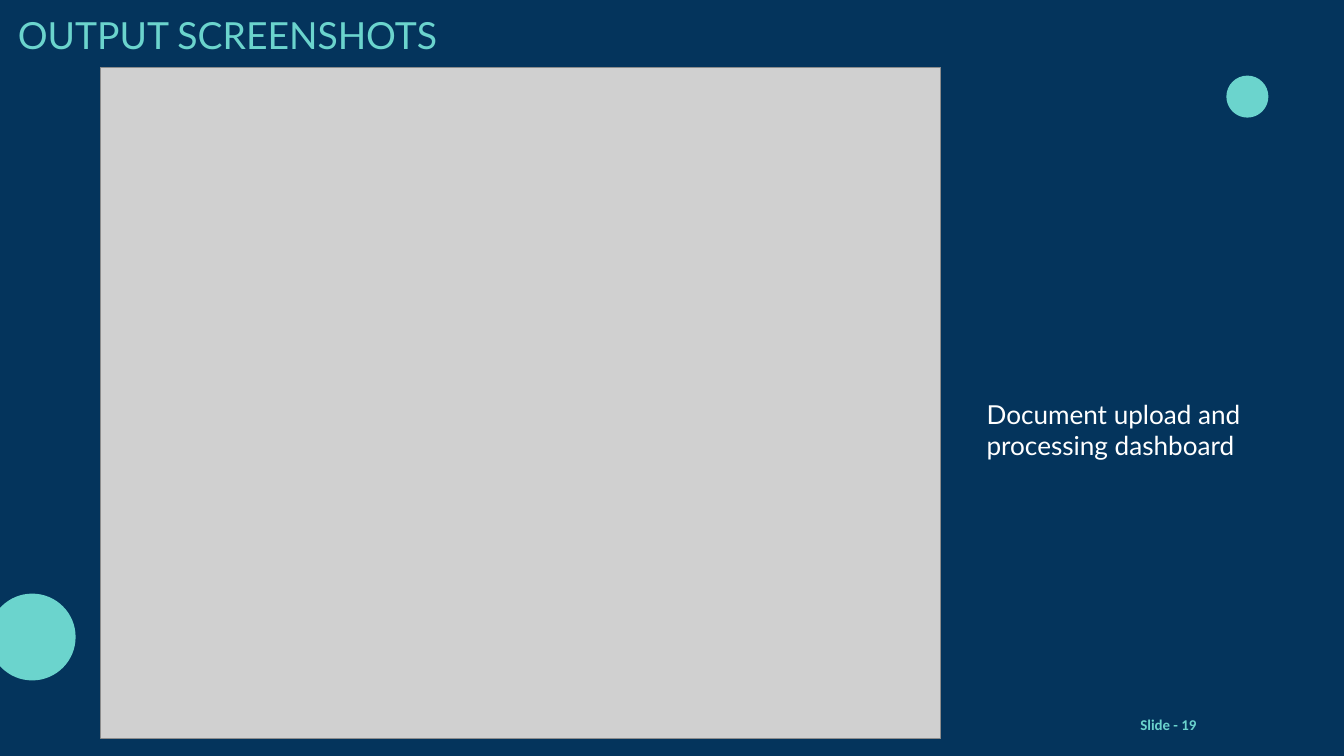
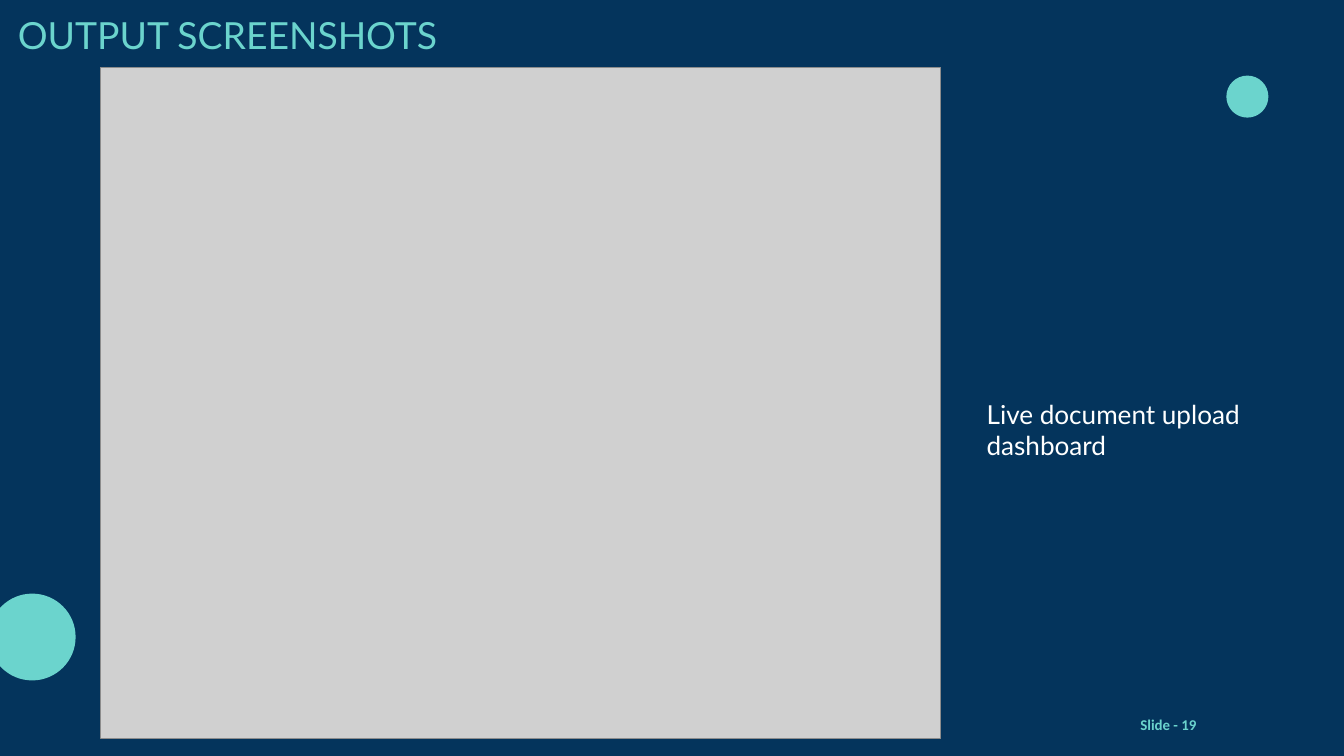
Before and after one commit to kabilan386/ai-powered-knowledge-graph-assistant, a slide deck: slide 19 of presentations/GraphRAG_Project_Viva_Template.pptx. Drawn at 1344x756 pixels with LibreOffice and Linux fonts; fonts in the diff are those of the drawing; grey boxes stand for pictures; background and template pictures are left out. Boxes give left, top, right and bottom in pixels: in the first picture for what was removed or moved away, otherwise in the second. Text is boxed around its words. In the diff, an @@ line names an element or a change of style, - is before the commit and + after.

Commit message:
Refresh live demo screenshots in slides 18 and 19

```diff
--- a/presentations/GraphRAG_Project_Viva_Template.pptx
+++ b/presentations/GraphRAG_Project_Viva_Template.pptx
@@ text at <box>987,404,1240,456</box>: text changed @@
-Document upload and processing dashboard
+Live document upload dashboard
```
Also in this commit, not shown: 1 other slide changed, 1 other file.
